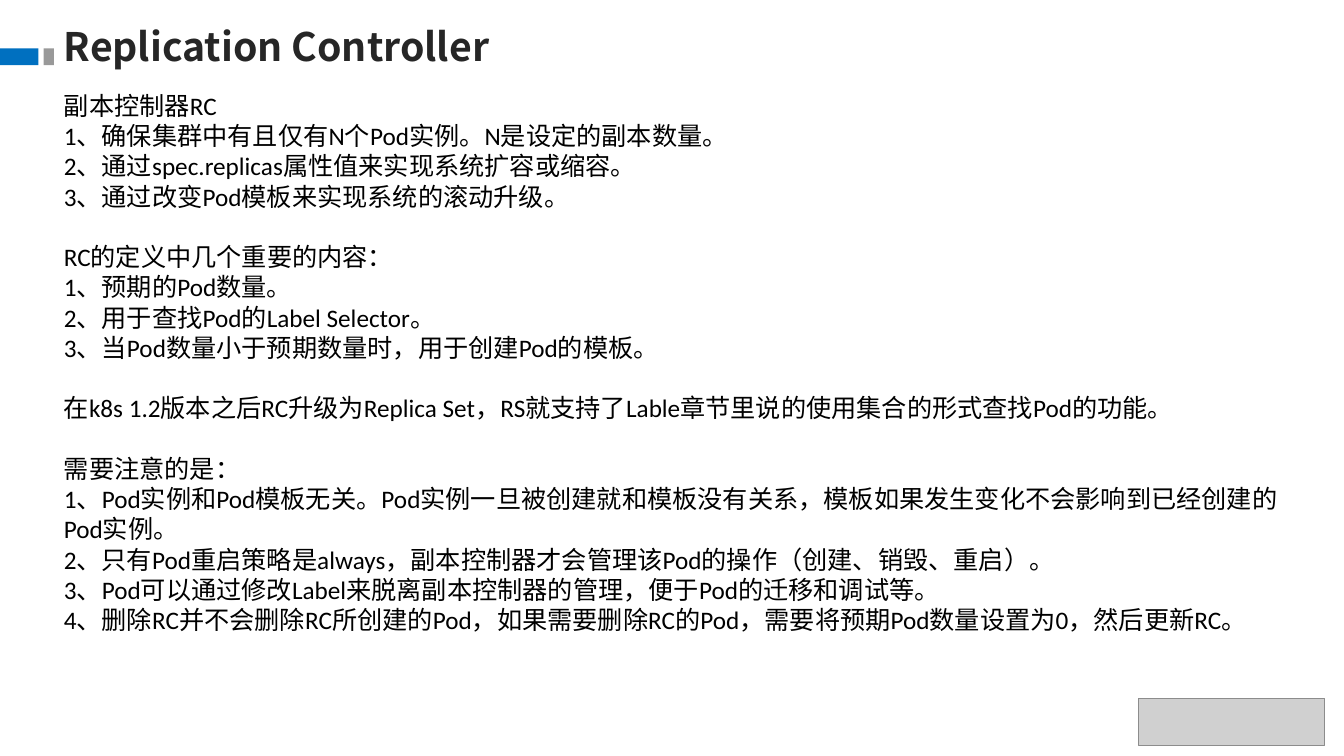
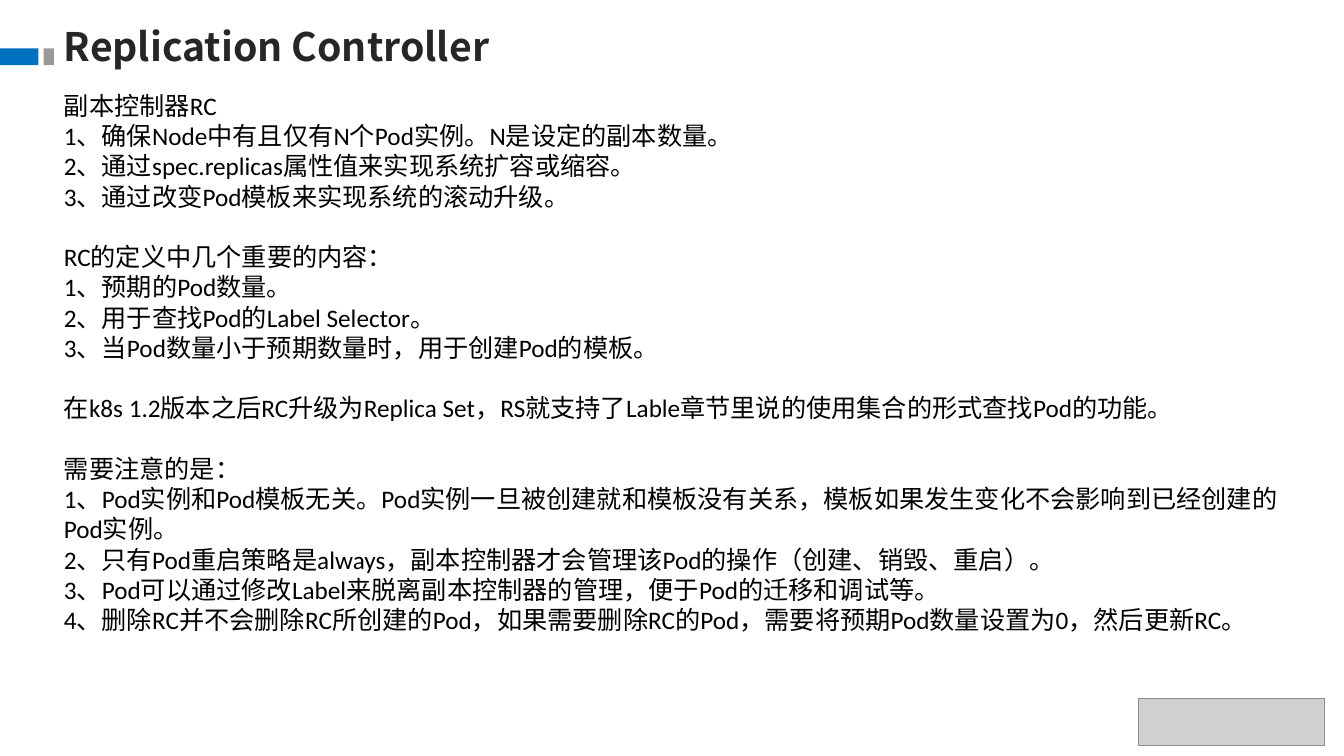
Before and after one commit to theDEADpool/data_structure, a slide deck: slide 15 of k8s.pptx (slide 11 before the commit). Drawn at 1344x756 pixels with LibreOffice and Linux fonts; fonts in the diff are those of the drawing; grey boxes stand for pictures. Boxes give left, top, right and bottom in pixels: in the first picture for what was removed or moved away, otherwise in the second. Text is boxed around its words. In the diff, an @@ line names an element or a change of style, - is before the commit and + after.

```diff
--- a/k8s.pptx
+++ b/k8s.pptx
@@ text at (64, 125, 733, 147): text changed @@
-1、确保集群中有且仅有N个Pod实例。N是设定的副本数量。
+1、确保Node中有且仅有N个Pod实例。N是设定的副本数量。
```
Also in this commit, not shown: 4 slides added.
